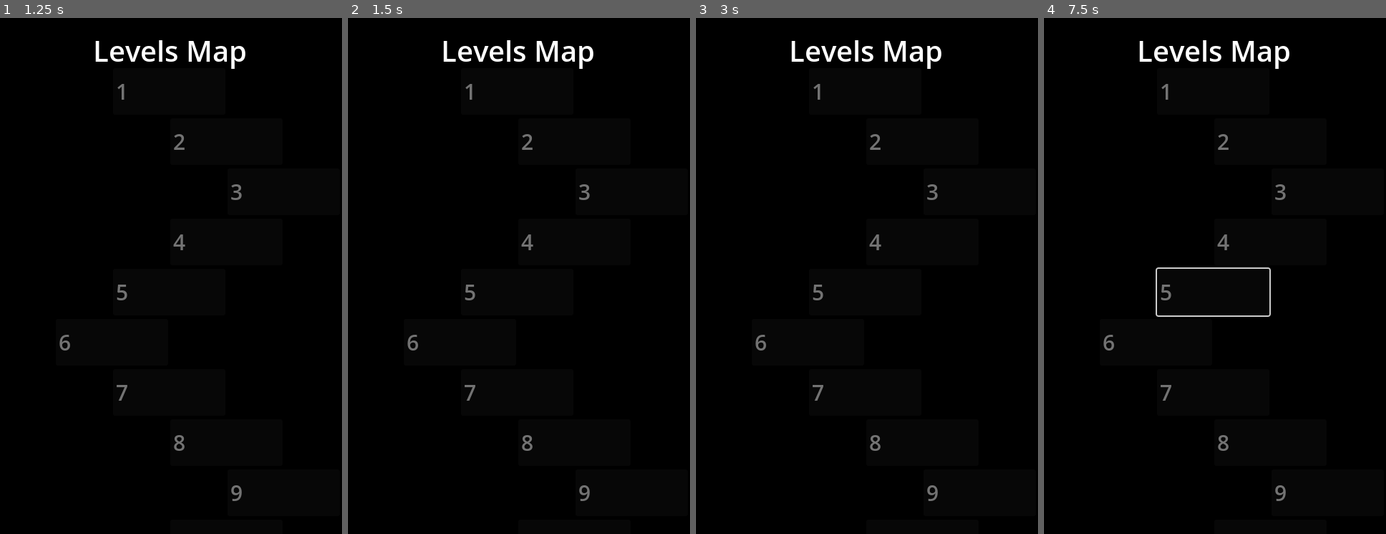
Above: before the commit, frames 1-4 (left to right).
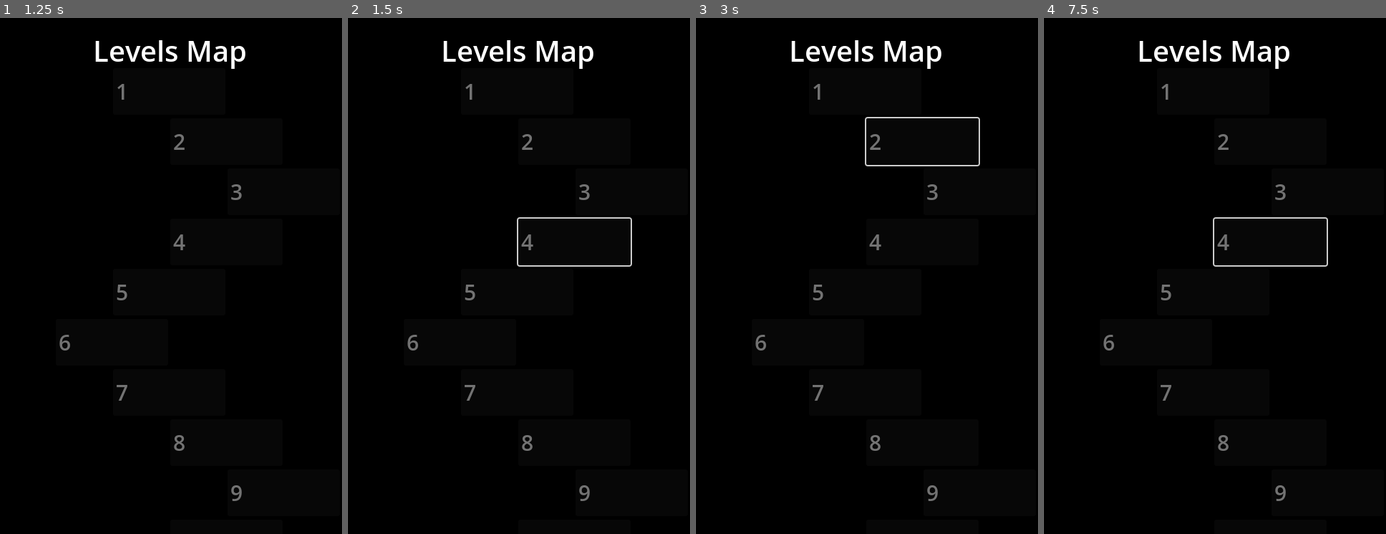
Above: after the commit, the same moments.

Repository: SecsAndCyber/GoldphishMatcher
Game: Godot game, scene res://source/menu_state.tscn
The game is run twice, just before and just after one commit, with the same random seed, the same clock (stepped at 60 frames per second) and the same inputs.
Inputs (mouse positions are in pixels of both pictures, inside the frame that each line leads up to):
- Up to frame 1 (1.25 s): click (177, 358) at 0.5 s
- Up to frame 2 (1.5 s): tap Enter at 1.25 s; move the mouse to (594, 250) at 1.27 s; click (594, 250) at 1.42 s
- Up to frame 3 (3 s): tap Space at 1.52, 2 s; drag from (798, 301) to (849, 379) at 2.02 s; tap Enter at 2.75 s; move the mouse to (901, 162) at 2.77 s; click (901, 162) at 2.92 s
- Up to frame 4 (7.5 s): tap Space at 3.5, 4.52, 5 s; drag from (1197, 379) to (1112, 198) at 3.52 s; tap Enter at 4.25 s; move the mouse to (1317, 353) at 4.27 s; click (1317, 353) at 4.42 s; drag from (1112, 198) to (1163, 147) at 5.02 s; move the mouse to (1232, 276) at 5.77 s; click (1232, 276) at 5.92 s; drag from (1163, 147) to (1146, 301) at 6.52 s; move the mouse to (1290, 250) at 7.27 s; click (1290, 250) at 7.42 s

Frame 1 is identical in both runs. In frame 2, 0.3% of the frame differs, in the area x 49-84%, y 38-49%; in frame 3, 0.3%; in frame 4, 0.5%, in the area x 32-84%, y 38-58%.

Commit message:
Better mouse support

Diff:
--- a/source/scripts/level_island.gd
+++ b/source/scripts/level_island.gd
@@ -3,14 +3,17 @@
 @onready var star_feed_back: Control = $StarFeedBack
 
 @export var level_id:int
+@export var score:int
 # Called when the node enters the scene tree for the first time.
 func _ready() -> void:
 	text = str(level_id)
 	if not (Reg.HiScore.get(level_id, 0) or Reg.HiScore.get(level_id-1, 0)):
 		disabled = true
 		hi_score.text = ''
+		score = 0
 	else:
-		hi_score.text = str(Reg.HiScore.get(level_id, 0))
+		score = Reg.HiScore.get(level_id, 0)
+		hi_score.text = str(score)
 
 
 
--- a/source/scripts/level_map_state.gd
+++ b/source/scripts/level_map_state.gd
@@ -34,7 +34,8 @@
 
 func _on_LevelIsland(level_button):
 	Reg.Levels = level_button.level_id
-	Reg.RunningScore = 0
+	if level_button.score:
+		Reg.RunningScore = 0
 	Reg.saveScore();
 	change_scene_to_file("res://source/play_state.tscn")
 
--- a/source/star_feed_back.tscn
+++ b/source/star_feed_back.tscn
@@ -14,17 +14,20 @@
 offset_top = 407.0
 offset_right = 450.0
 offset_bottom = 620.0
+mouse_filter = 2
 script = ExtResource("1_fnrup")
 
 [node name="StarA" type="Control" parent="."]
 anchors_preset = 0
 offset_right = 40.0
 offset_bottom = 40.0
+mouse_filter = 2
 
 [node name="Star" type="TextureRect" parent="StarA"]
 layout_mode = 0
 offset_right = 256.0
 offset_bottom = 256.0
+mouse_filter = 2
 texture = ExtResource("2_gv562")
 
 [node name="Animate" type="TextureRect" parent="StarA"]
@@ -32,6 +35,7 @@
 layout_mode = 0
 offset_right = 256.0
 offset_bottom = 256.0
+mouse_filter = 2
 script = ExtResource("3_dnxp3")
 sprites = ExtResource("4_mmq15")
 
@@ -55,11 +59,13 @@
 offset_left = 256.0
 offset_right = 296.0
 offset_bottom = 40.0
+mouse_filter = 2
 
 [node name="Star" type="TextureRect" parent="StarB"]
 layout_mode = 0
 offset_right = 256.0
 offset_bottom = 256.0
+mouse_filter = 2
 texture = ExtResource("2_x220b")
 
 [node name="Animate" type="TextureRect" parent="StarB"]
@@ -67,6 +73,7 @@
 layout_mode = 0
 offset_right = 256.0
 offset_bottom = 256.0
+mouse_filter = 2
 script = ExtResource("3_dnxp3")
 sprites = ExtResource("4_mmq15")
 
@@ -90,11 +97,13 @@
 offset_left = 512.0
 offset_right = 552.0
 offset_bottom = 40.0
+mouse_filter = 2
 
 [node name="Star" type="TextureRect" parent="StarC"]
 layout_mode = 0
 offset_right = 256.0
 offset_bottom = 256.0
+mouse_filter = 2
 texture = ExtResource("2_x220b")
 
 [node name="Animate" type="TextureRect" parent="StarC"]
@@ -102,6 +111,7 @@
 layout_mode = 0
 offset_right = 256.0
 offset_bottom = 256.0
+mouse_filter = 2
 script = ExtResource("3_dnxp3")
 sprites = ExtResource("4_mmq15")
 
